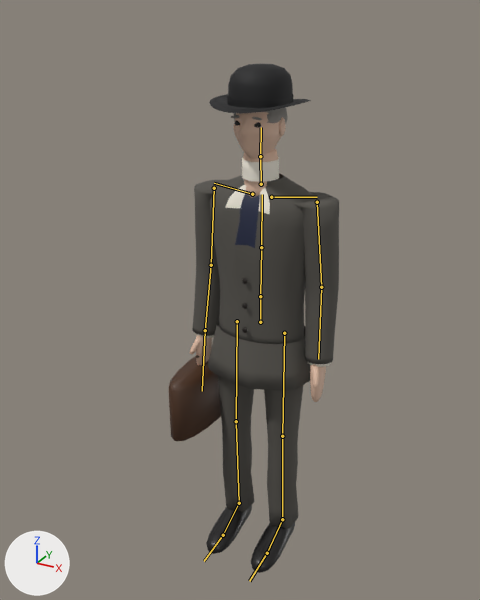
The glTF model exports/npc_shelton.glb, before and after one commit.
Before and after are seen from a 50 mm camera at (0.939, -1.855, 1.928) aimed at (-0.102, 0.039, 0.982). Lighting does not change. The marker at lower left points along +X, +Y and +Z. The first picture is the older version. The bones that change, and the others that lie on the model, are drawn over the model as lines.

The first picture shows 'SheltonBody', 'SheltonHat', 'SheltonProp'.
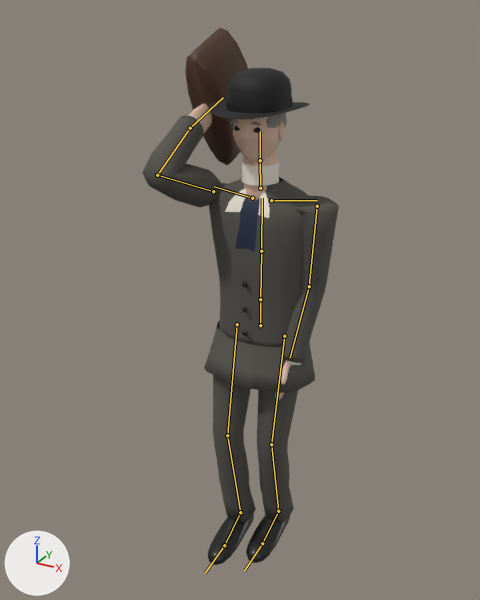
The newer file adds an action. The first version stands in its rest pose; the second is drawn at frame 24 of the action 'TipHat'.

Pixel boxes [x1, y1, x2, y2] of what changed, in the pictures (480 x 600 px):
'SheltonBody', posed (31% wider)
    before: [189, 107, 339, 573]
    after: [142, 104, 339, 565]
'SheltonProp', posed
    before: [169, 346, 221, 441]
    after: [185, 28, 248, 165]
'SheltonHat', posed (6% taller)
    before: [209, 64, 311, 113]
    after: [209, 68, 310, 120]
bone 'Hips', root to tip
    before: (260, 322) to (260, 297)
    after: (260, 325) to (260, 300)
bone 'UpperArm.L', root to tip
    before: (317, 202) to (321, 287)
    after: (317, 206) to (309, 286)
bone 'LowerArm.L', root to tip
    before: (321, 287) to (318, 359)
    after: (309, 286) to (290, 357)
bone 'UpperArm.R', root to tip
    before: (214, 188) to (211, 265)
    after: (213, 191) to (157, 175)
bone 'LowerArm.R', root to tip
    before: (211, 265) to (205, 330)
    after: (157, 175) to (190, 128)
bone 'Hand.R', root to tip
    before: (205, 330) to (202, 391)
    after: (190, 128) to (223, 97)
bone 'UpperLeg.L', root to tip
    before: (284, 333) to (282, 436)
    after: (284, 336) to (271, 444)
bone 'LowerLeg.L', root to tip
    before: (282, 436) to (282, 519)
    after: (271, 444) to (278, 511)
bone 'Foot.L', root to tip
    before: (282, 519) to (267, 553)
    after: (278, 511) to (262, 543)
bone 'UpperLeg.R', root to tip
    before: (237, 321) to (236, 421)
    after: (237, 324) to (227, 435)
bone 'LowerLeg.R', root to tip
    before: (236, 421) to (239, 503)
    after: (227, 435) to (240, 512)
bone 'Foot.R', root to tip
    before: (239, 503) to (223, 535)
    after: (240, 512) to (224, 545)

The change in detail:
Bone 'Hips' (bone_hips) moves from (0.0, 0.0, 0.0) to (0.0, -0.012, 0.0).
Bone 'UpperArm.L' (bone_upperarm_l) turns from (0, 0, 0) to (1, 1, 10) degrees about its own x, y and z.
Bone 'LowerArm.L' (bone_lowerarm_l) turns from (0, 0, 0) to (-13, -1, -1) degrees about its own x, y and z.
Bone 'UpperArm.R' (bone_upperarm_r) turns from (0, 0, 0) to (-116, 11, -10) degrees about its own x, y and z.
Bone 'LowerArm.R' (bone_lowerarm_r) turns from (0, 0, 0) to (-123, 9, -2) degrees about its own x, y and z.
Bone 'Hand.R' (bone_hand_r) turns from (0, 0, 0) to (-11, 0, 0) degrees about its own x, y and z.
Bone 'UpperLeg.L' (bone_upperleg_l) turns from (0, 0, 0) to (-8, 0, 2) degrees about its own x, y and z.
Bone 'LowerLeg.L' (bone_lowerleg_l) turns from (0, 0, 0) to (19, 0, 0) degrees about its own x, y and z.
Bone 'Foot.L' (bone_foot_l) turns from (0, 0, 0) to (-12, 0, 0) degrees about its own x, y and z.
Bone 'UpperLeg.R' (bone_upperleg_r) turns from (0, 0, 0) to (-13, 0, -2) degrees about its own x, y and z.
Bone 'LowerLeg.R' (bone_lowerleg_r) turns from (0, 0, 0) to (19, 0, 0) degrees about its own x, y and z.
Bone 'Foot.R' (bone_foot_r) turns from (0, 0, 0) to (-6, 0, 0) degrees about its own x, y and z.
